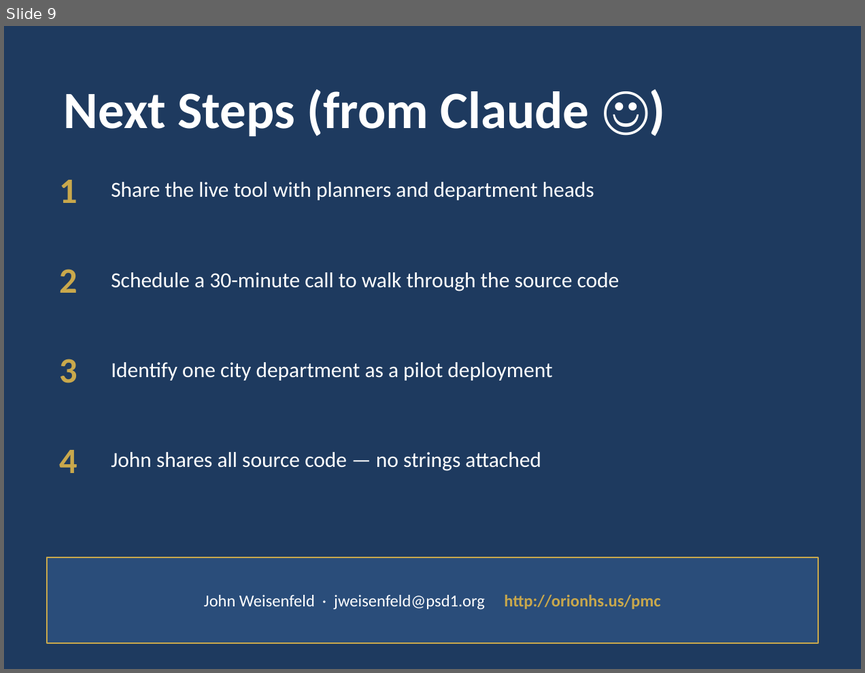
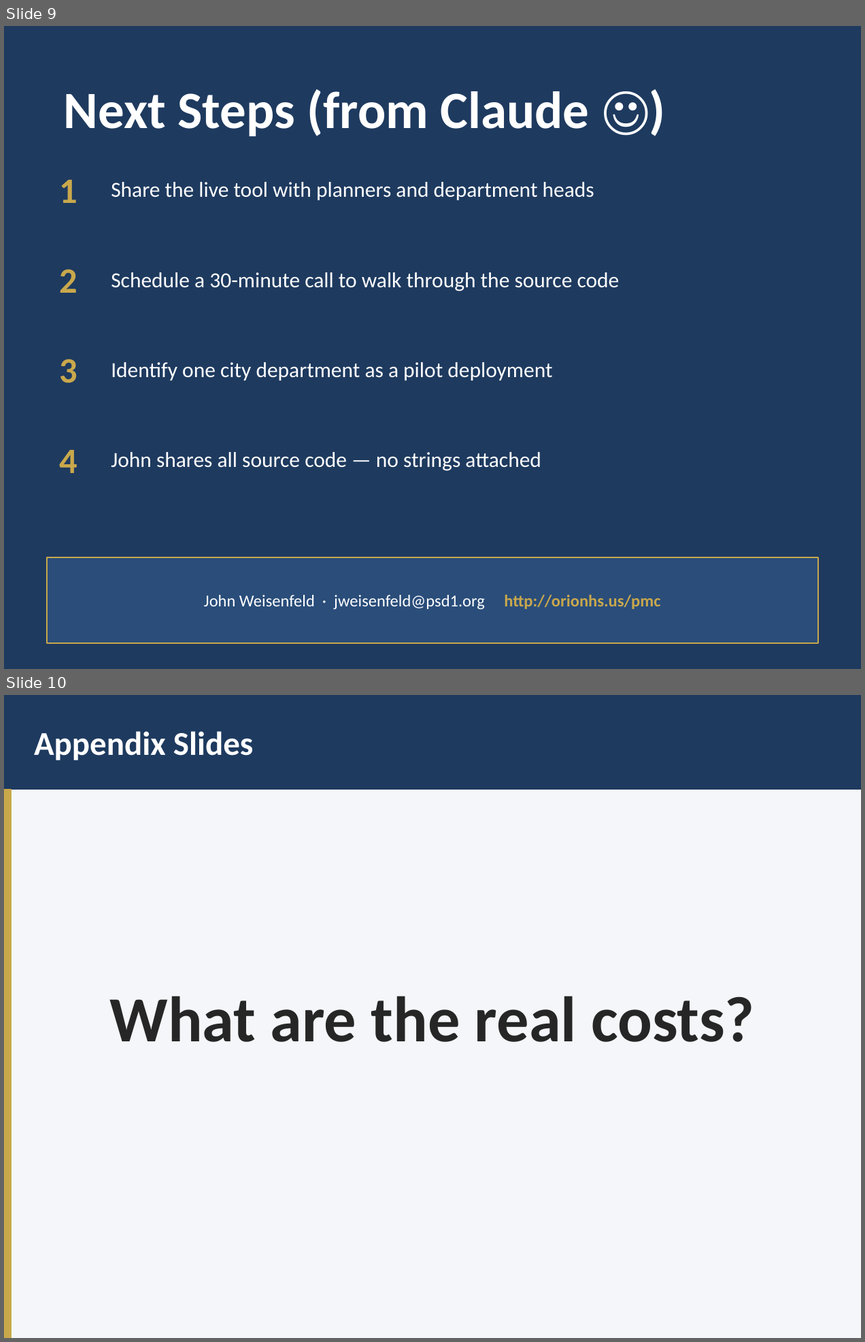
Before and after one commit to jweisenfeld/AI, a slide deck: pmc1/PMC-AI-Technical-Overview.pptx. Shown one above the other, each under a label of ours: slide 9 before the commit, slides 9 and 10 after it. The pictures are 865x673 and 865x1342 pixels, drawn with LibreOffice and Linux fonts; fonts in the diff are those of the drawing. Boxes give left, top, right and bottom in pixels: in the first picture for what was removed or moved away, otherwise in the second. Text is boxed around its words. In the diff, an @@ line names an element or a change of style, - is before the commit and + after.

```diff
--- a/pmc1/PMC-AI-Technical-Overview.pptx
+++ b/pmc1/PMC-AI-Technical-Overview.pptx
@@ slide 10 added at [4, 695, 861, 1338], background #F4F6F9 @@
@@ rectangle added at [4, 695, 861, 790], fill #1E3A5F, outline #1E3A5F 1 pt @@
@@ text added at [34, 731, 254, 760], 28 pt, text #FFFFFF, bold @@
+Appendix Slides
@@ rectangle added at [4, 790, 11, 1338], fill #C9A84C, outline #C9A84C 1 pt @@
@@ text added at [110, 996, 755, 1042], 54 pt, text #262626, bold @@
+What are the real costs?
```
Also in this commit, not shown: 1 slide changed, 5 other slides added, 1 other file.
